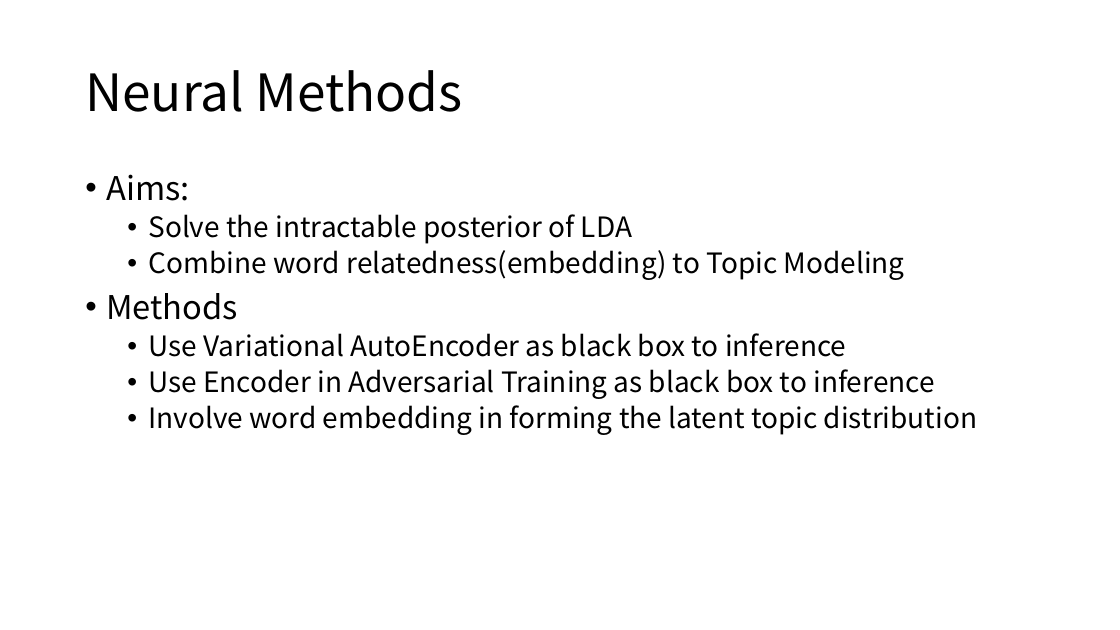
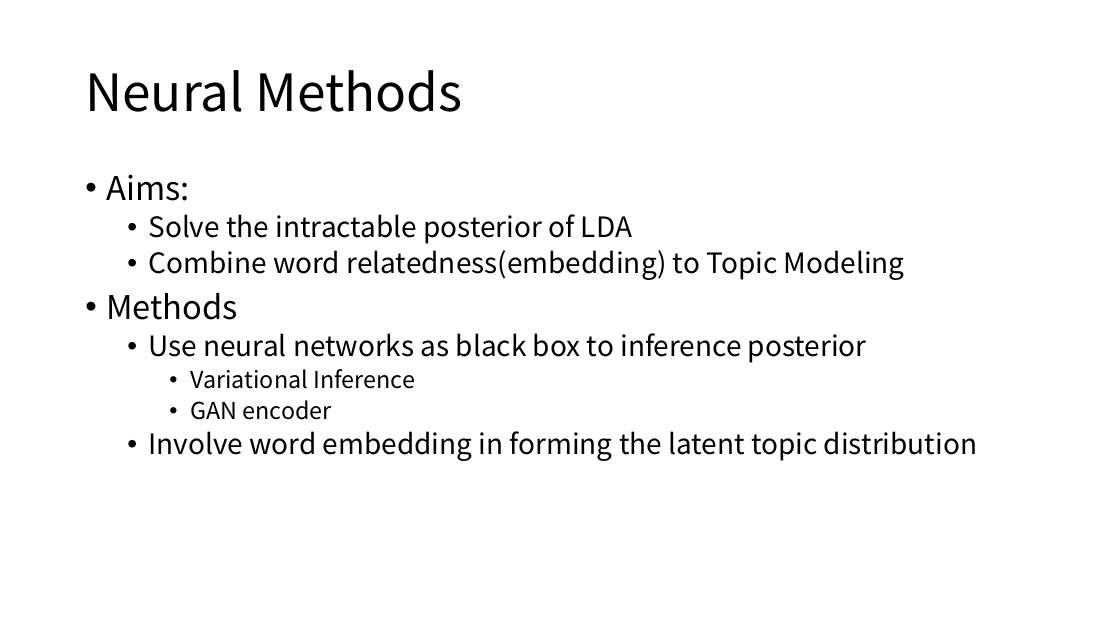
Before and after one commit to namespace-Pt/Topical, a slide deck: slide 12 of docs/Topic Modeling.pptx (slide 13 before the commit). Drawn at 1120x630 pixels with LibreOffice and Linux fonts; fonts in the diff are those of the drawing. Boxes give left, top, right and bottom in pixels: in the first picture for what was removed or moved away, otherwise in the second. Text is boxed around its words. In the diff, an @@ line names an element or a change of style, - is before the commit and + after.

```diff
--- a/docs/Topic Modeling.pptx
+++ b/docs/Topic Modeling.pptx
@@ text at bbox=[148, 333, 867, 420]: text changed @@
-  • Use Variational AutoEncoder as black box to inference
-  • Use Encoder in Adversarial Training as black box to inference
+  • Use neural networks as black box to inference posterior
+    • Variational Inference
+    • GAN encoder
```
Also in this commit, not shown: 7 other slides changed, 7 slides added, 3 slides removed, 1 other file.
